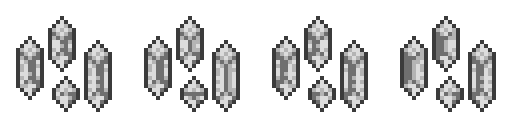
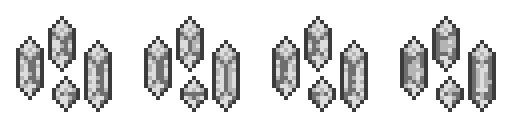
Revision of a layered 512x128 image; what changed, layer by layer:
painted on "1" over [408,28,492,100]
